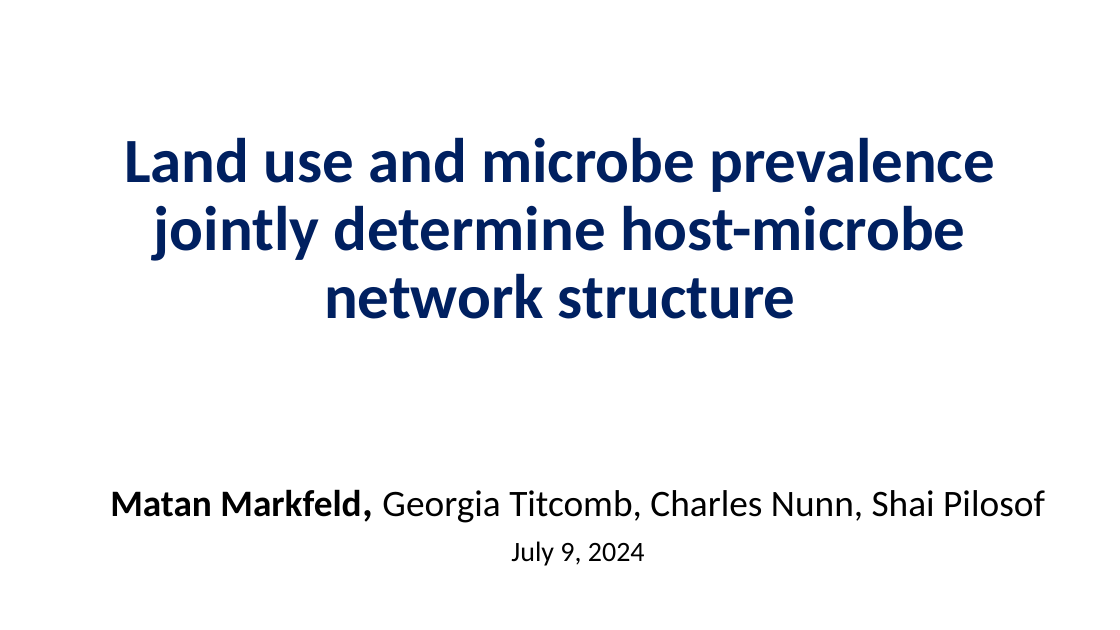
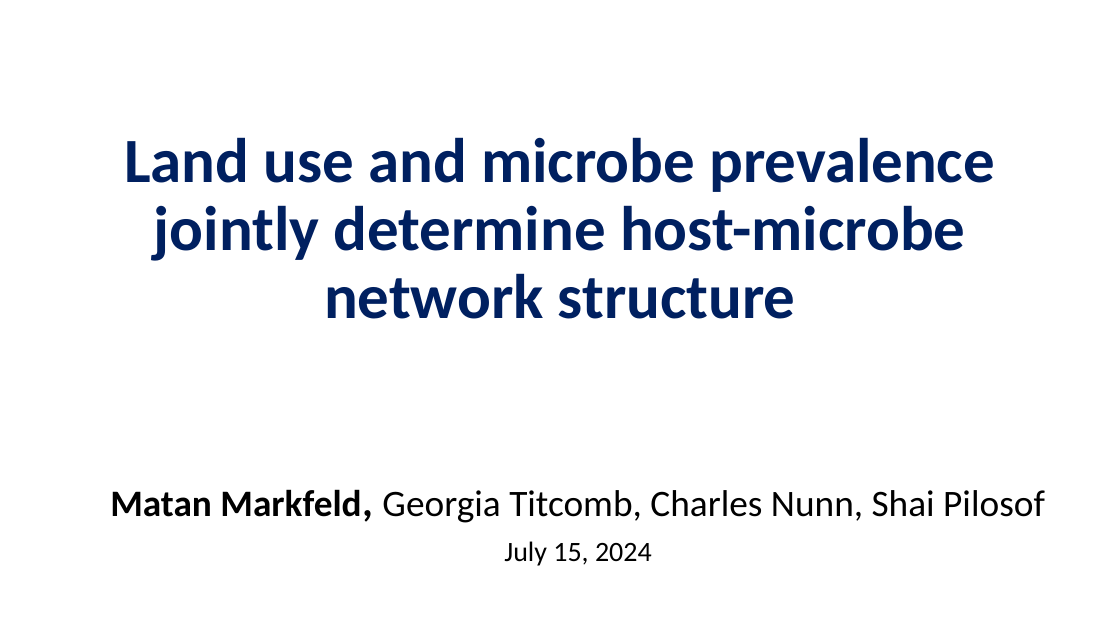
Before and after one commit to Ecological-Complexity-Lab/Microbiome_Structure_Madagascar, a slide deck: slide 1 of presentations/project story.pptx. Drawn at 1120x630 pixels with LibreOffice and Linux fonts; fonts in the diff are those of the drawing; background and template pictures are left out. Boxes give left, top, right and bottom in pixels: in the first picture for what was removed or moved away, otherwise in the second. Text is boxed around its words. In the diff, an @@ line names an element or a change of style, - is before the commit and + after.

```diff
--- a/presentations/project story.pptx
+++ b/presentations/project story.pptx
@@ subtitle at (504, 541, 652, 566): text changed @@
-July 9, 2024
+July 15, 2024
```
Also in this commit, not shown: 11 other slides changed, 1 slide added, 5 other files.
